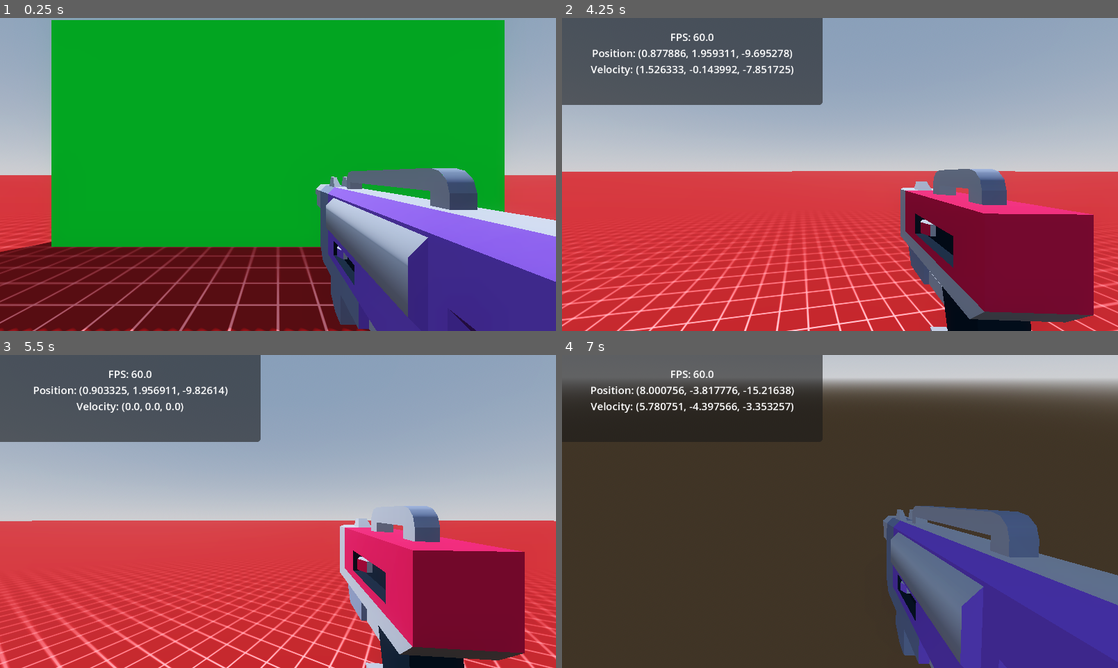
Above: before the commit, frames 1-4 (two rows, left to right).
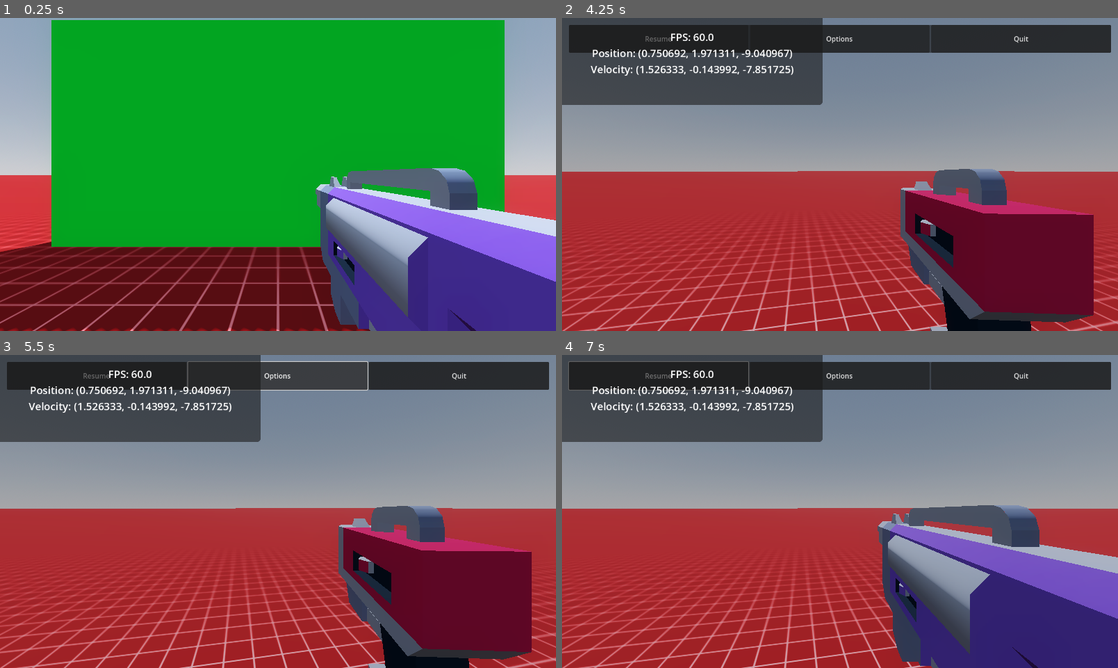
Above: after the commit, the same moments.

Repository: beanarchystudios/immersive
Game: Godot game, scene res://Scenes/Maps/playground.tscn
The game is run twice, just before and just after one commit, with the same random seed, the same clock (stepped at 60 frames per second) and the same inputs.
Inputs (mouse positions are in pixels of both pictures, inside the frame that each line leads up to):
- Up to frame 1 (0.25 s): no input
- Up to frame 2 (4.25 s): tap Enter at 0.5, 2.75 s; move the mouse to (867, 174) at 0.52 s; hold W (move_up) from 0.53 s (still down); right-click (867, 174) at 0.6 s; tap Space (jump) at 0.77, 1.52, 2, 3.02, 3.5, 3.77 s; move the mouse to (812, 174) at 1.27 s; tap C (crouch) at 1.35 s; move the mouse to (851, 168) at 2.02 s; hold F (grab) 2.03-2.78 s; move the mouse to (834, 180) at 2.77 s; tap Right (next_blaster) at 2.85 s; move the mouse to (878, 177) at 3.52 s; hold V (noclip) from 3.53 s (still down); tap Escape (pause, bound only after the commit) at 4.15 s
- Up to frame 3 (5.5 s): release W (move_up) at 4.25 s; release V (noclip) at 4.25 s; click (94, 376) at 4.25 s, where only the run after the commit has a clickable "Resume"; click (278, 376) at 5 s, where only the run after the commit has a clickable "Options"
- Up to frame 4 (7 s): move the mouse to (795, 508) at 5.77 s; hold W (move_up) from 5.78 s (still down); tap Left (prev_blaster) at 5.85 s; move the mouse to (845, 511) at 6.52 s; tap Shift (run) at 6.6 s

The runs differ from the first frame. In frame 1, less than 0.1% of the frame differs, in the area x 79-80%, y 50-51%; in frame 2, 76%; in frame 3, 83%; in frame 4, 97%, in the area x 0-100%, y 0-100%.

Commit message:
Fix Z-Fighting & Implement Pausing

Diff:
--- /dev/null
+++ b/Scenes/Menus/pause_layer.tscn
@@ -0,0 +1,49 @@
+[gd_scene load_steps=2 format=3 uid="uid://f3ggbbhjgbdh"]
+
+[ext_resource type="Script" uid="uid://dh52s285cxtox" path="res://Scripts/Menus/pause_layer.gd" id="1_yfpl8"]
+
+[node name="PauseLayer" type="CanvasLayer"]
+script = ExtResource("1_yfpl8")
+
+[node name="ColorRect" type="ColorRect" parent="."]
+anchors_preset = 15
+anchor_right = 1.0
+anchor_bottom = 1.0
+grow_horizontal = 2
+grow_vertical = 2
+color = Color(0, 0, 0, 0.196078)
+
+[node name="PauseMargin" type="MarginContainer" parent="."]
+anchors_preset = 10
+anchor_right = 1.0
+offset_bottom = 64.0
+grow_horizontal = 2
+theme_override_constants/margin_left = 16
+theme_override_constants/margin_top = 16
+theme_override_constants/margin_right = 16
+
+[node name="PausePanel" type="PanelContainer" parent="PauseMargin"]
+custom_minimum_size = Vector2(0, 64)
+layout_mode = 2
+
+[node name="PauseHBox" type="HBoxContainer" parent="PauseMargin/PausePanel"]
+layout_mode = 2
+
+[node name="Resume" type="Button" parent="PauseMargin/PausePanel/PauseHBox"]
+layout_mode = 2
+size_flags_horizontal = 3
+text = "Resume"
+
+[node name="Options" type="Button" parent="PauseMargin/PausePanel/PauseHBox"]
+layout_mode = 2
+size_flags_horizontal = 3
+text = "Options"
+
+[node name="Quit" type="Button" parent="PauseMargin/PausePanel/PauseHBox"]
+layout_mode = 2
+size_flags_horizontal = 3
+text = "Quit"
+
+[connection signal="pressed" from="PauseMargin/PausePanel/PauseHBox/Resume" to="." method="resume"]
+[connection signal="pressed" from="PauseMargin/PausePanel/PauseHBox/Options" to="." method="show_options"]
+[connection signal="pressed" from="PauseMargin/PausePanel/PauseHBox/Quit" to="." method="quit"]
--- a/Scenes/Player/player.tscn
+++ b/Scenes/Player/player.tscn
@@ -28,7 +28,7 @@
 transform = Transform3D(1, 0, 0, 0, 1, 0, 0, 0, 1, 0, 0.6, 0)
 
 [node name="Camera" type="Camera3D" parent="Pivot"]
-near = 0.002
+near = 0.01
 far = 2000.0
 
 [node name="Shoot" parent="Pivot" instance=ExtResource("2_a3d8c")]
--- /dev/null
+++ b/Scripts/Menus/pause_layer.gd
@@ -0,0 +1,35 @@
+extends CanvasLayer
+
+var game_paused := false:
+	set(value):
+		game_paused = value
+		if not game_paused:
+			resume()
+		else:
+			pause()
+
+func _input(event: InputEvent) -> void:
+	if event.is_action_pressed("pause"):
+		game_paused = not game_paused
+
+func _ready() -> void:
+	resume(false)
+
+func pause() -> void:
+	Input.set_mouse_mode(Input.MOUSE_MODE_VISIBLE)
+	show()
+
+func resume(capture_mouse := true) -> void:
+	if capture_mouse: Input.set_mouse_mode(Input.MOUSE_MODE_CAPTURED)
+	hide()
+	if game_paused:
+		game_paused = false
+
+func show_options() -> void:
+	pass
+
+func hide_options() -> void:
+	pass
+
+func quit() -> void:
+	get_tree().quit()
--- a/Scripts/Player/Abilities/shoot.gd
+++ b/Scripts/Player/Abilities/shoot.gd
@@ -1,6 +1,6 @@
 class_name Shoot extends RayCast3D
 
-const CLIP_SCALE = 0.05
+const CLIP_SCALE = 0.35
 const ADS_TRANSITION_TIME = 0.15
 const BULLET_HOLE = preload("res://Scenes/Effects/bullet_hole.tscn")
 
@@ -59,6 +59,9 @@
 	current_blaster = 0
 
 func _physics_process(delta: float) -> void:
+	print(PauseLayer.game_paused)
+	if PauseLayer.game_paused: return
+
 	sway_blaster(delta)
 
 	if Input.is_action_pressed("shoot") and fire_rate_timer.is_stopped() and blaster_node and blaster_resource and blaster_resource.can_shoot:
--- a/Scripts/Player/player.gd
+++ b/Scripts/Player/player.gd
@@ -121,8 +121,6 @@
 		rotate_y(-event.relative.x * mouse_sensitivity)
 		_pivot.rotate_x(-event.relative.y * mouse_sensitivity)
 		_pivot.rotation.x = clampf(_pivot.rotation.x, deg_to_rad(-90), deg_to_rad(90))
-	elif event is InputEventMouseButton:
-		Input.set_mouse_mode(Input.MOUSE_MODE_CAPTURED)
 
 func _input(event: InputEvent) -> void:
 	if event.is_action_pressed("noclip") and OS.has_feature("debug"):
@@ -134,6 +132,9 @@
 		running = event.is_pressed()
 	elif event.is_action("crouch"):
 		crouching = event.is_pressed()
+	elif event is InputEventMouseButton:
+		if PauseLayer.game_paused: return
+		Input.set_mouse_mode(Input.MOUSE_MODE_CAPTURED)
 
 ## Handles the movement of the character while on the ground.
 func handle_ground_movement(_delta: float) -> void:
@@ -208,6 +209,8 @@
 			movement_state = MovementState.FALLING
 
 func _physics_process(delta: float) -> void:
+	if PauseLayer.game_paused: return
+
 	input_dir = Input.get_vector("move_left", "move_right", "move_up", "move_down")
 	direction = (transform.basis * Vector3(input_dir.x, 0, input_dir.y)).normalized()
 
--- a/project.godot
+++ b/project.godot
@@ -15,6 +15,10 @@
 run/main_scene="res://Scenes/Maps/playground.tscn"
 config/features=PackedStringArray("4.4", "GL Compatibility")
 config/icon="res://icon.svg"
+
+[autoload]
+
+PauseLayer="*res://Scenes/Menus/pause_layer.tscn"
 
 [display]
 
@@ -91,6 +95,11 @@
 "events": [Object(InputEventKey,"resource_local_to_scene":false,"resource_name":"","device":-1,"window_id":0,"alt_press …(192 unchanged characters)…
 ]
 }
+pause={
+"deadzone": 0.2,
+"events": [Object(InputEventKey,"resource_local_to_scene":false,"resource_name":"","device":-1,"window_id":0,"alt_pressed":false,"shift_pressed":false,"ctrl_pressed":false,"meta_pressed":false,"pressed":false,"keycode":0,"physical_keycode":4194305,"key_label":0,"unicode":0,"location":0,"echo":false,"script":null)
+]
+}
 
 [rendering]
 
Not shown, added: Scripts/Menus/pause_layer.gd.uid
